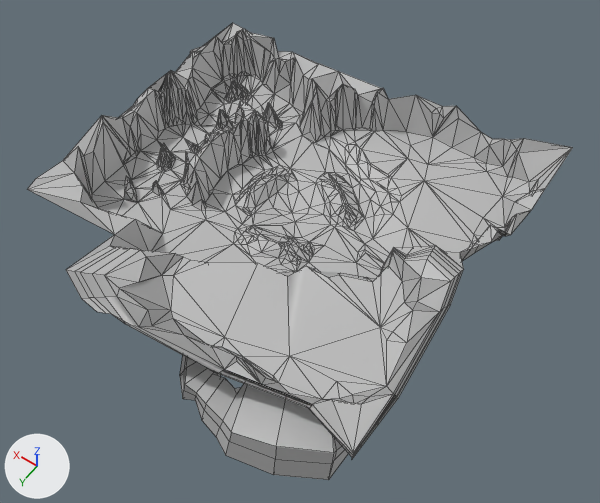
Renders of the FBX model Assets/Models/Environment/Maps/amberNewmap.fbx from each side of a commit.
Both versions are drawn from a 50 mm lens placed at (-8.29, 4.52, 10.14), pointed at (-3.89, -1.65, 0.45). The axes (+X, +Y, +Z) are drawn at lower left. The lights are the same throughout. Mesh edges are drawn as thin lines. Where no turn or scale is listed for an object, it has been applied to the vertices.

The older version as bpy lines, for what is in view:
```python
me_mesh = bpy.data.meshes.new('Mesh')
me_mesh.from_pydata(...)  # 1381 vertices, 2337 faces; spans x -6.52..0.0, y -5.28..1.46, z -0.04..1.57
me_mesh.materials.append(mat_lambert2)  # grey #bcbcbc
# before: 667 (-2.62, -1.99, 0.08) at pixel (247, 215), 690 (-2.67, -2.03, 0.08) at pixel (251, 215), 706 (-3.01, -2.4, -0.04) at pixel (282, 215), 735 (-3.09, -3.2, 0.08) at pixel (315, 182), 747 (-3.23, -3.16, 0.14) at pixel (321, 185)
# before: 751 (-3.34, -2.64, 0.0) at pixel (307, 213), 758 (-3.14, -2.19, 0.01) at pixel (281, 225), 759 (-3.25, -2.4, -0.04) at pixel (294, 221), 760 (-3.29, -2.76, 0.02) at pixel (309, 207), 814 (-3.55, -2.76, 0.0) at pixel (323, 214)
ob_mesh = bpy.data.objects.new('Mesh', me_mesh)
ob_mesh.location = (0.0, 0.0, 0.0)
```
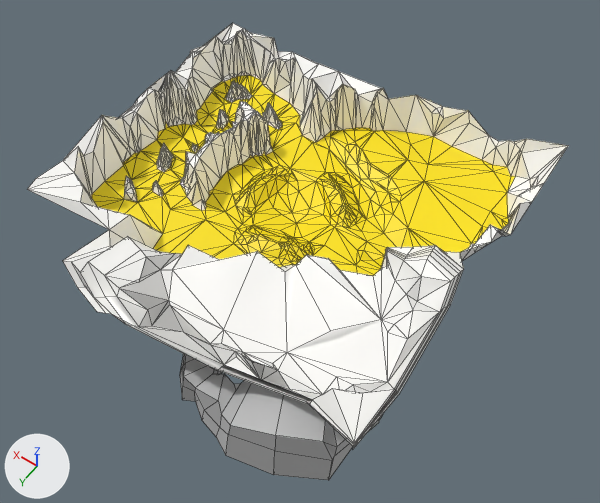
Commit message: adjusted tunnel

What differs and where, as boxes (x1, y1, x2, y2) in the pictures (600 x 503 px; the box of a moved part takes in the faces that stretch with it):
'Mesh', reshaped: before (27, 23, 573, 480); after (27, 23, 569, 480)
part 1 of me_mesh, built on: (27, 189, 450, 480) in both
part 2 of me_mesh, moved or reshaped: (235, 168, 336, 237) in both
part 3 of me_mesh, moved or reshaped: before (362, 96, 573, 252); after (362, 96, 569, 252)
part 4 of me_mesh, recoloured: (28, 23, 510, 327) in both
part 5 of me_mesh, recoloured (grey to yellow): (92, 75, 444, 267) in both

Edits to the bpy script that builds the scene:
```text
Add mat_wall:
    mat_wall = principled_material('wall')
    mat_wall.base_color = (1.0, 0.992, 0.962)  # white #fffefb
Add mat_ground:
    mat_ground = principled_material('ground')
    mat_ground.base_color = (1.0, 0.777, 0.0)  # yellow #ffe400
Change me_mesh:
    used by ob_mesh; location = (0.0, 0.0, 0.0)
    verts and faces of me_mesh; kept vertices keep their numbers, new ones are numbered from 1381
    remove me_mesh.from_pydata(...)  # 1381 vertices, 2337 faces; spans x -6.52..0.0, y -5.28..1.46, z -0.04..1.57
    add me_mesh.from_pydata(...)  # 1391 vertices, 2346 faces; spans x -6.52..0.0, y -5.28..1.46, z -0.04..1.84
    me_mesh part 1
    11 faces are deleted
    42 vertices in x -6.47..-3.79, y -1.24..0.95, z 0.57..1.45 move by (0.0, 0.0, 0.11)
    10 vertices in x -6.52..-2.09, y 0.14..1.06, z 0.8..1.55 move by (0.0, 0.0, 0.26)
    8 vertices in x -5.86..-4.27, y -2.3..0.72, z 0.09..0.57 move by (0.0, 0.0, -0.03)
    8 vertices in x -4.26..-3.0, y 0.16..1.17, z 0.52..1.27 move by (0.0, 0.0, 0.12)
    7 vertices in x -5.95..-4.28, y -0.78..1.4, z 0.67..1.25 move by (0.0, 0.0, 0.18)
    6 vertices in x -5.64..-5.08, y -2.28..-1.52, z 0.77..1.41 move by (0.1, 0.0, -0.07)
    86 vertices move from x -6.51..-1.37, y -3.01..1.26, z 0.04..1.57 to x -6.51..-1.37, y -3.01..1.26, z 0.04..1.84
    10 vertices are added at x -5.4..-4.2, y -0.91..0.28, z 0.61..1.53
    7 new faces join them, mat_wall (white #fffefb)
    13 new faces join them, mat_lambert2 (grey #bcbcbc)
    me_mesh part 2
    add verts[667] = (-2.59, -1.93, 0.09)  # moved, pixel (243, 216)
    add verts[690] = (-2.67, -2.03, 0.06)  # moved, pixel (251, 215)
    add verts[706] = (-3.03, -2.37, 0.01)  # moved, pixel (282, 214)
    add verts[735] = (-3.09, -3.2, 0.1)  # moved, pixel (315, 181)
    add verts[747] = (-3.26, -3.16, 0.14)  # moved, pixel (322, 185)
    add verts[759] = (-3.28, -2.4, -0.04)  # moved, pixel (296, 223)
    add verts[751] = (-3.34, -2.64, -0.01)  # moved, pixel (307, 214)
    add verts[814] = (-3.55, -2.76, -0.01)  # moved, pixel (323, 214)
    add verts[758] = (-3.18, -2.11, -0.01)  # moved, pixel (280, 230)
    add verts[760] = (-3.29, -2.76, -0.01)  # moved, pixel (309, 208)
    me_mesh part 3
    3 vertices in x -5.96..-5.82, y -3.52..-3.44, z 0.25..0.26 move by (0.0, 0.0, -0.02)
    47 vertices move from x -6.41..-3.98, y -5.28..-3.59, z 0.18..1.12 to x -6.34..-3.98, y -5.28..-3.84, z 0.18..1.12
    me_mesh part 4: 1284 faces spanning x -6.52..0.0, y -5.28..1.24, z 0.06..1.84 switch from mat_lambert2 (grey #bcbcbc) to mat_wall (white #fffefb)
    me_mesh part 5: 883 faces spanning x -6.1..-0.23, y -5.14..-0.21, z -0.04..0.29 switch from mat_lambert2 (grey #bcbcbc) to mat_ground (yellow #ffe400)
```
